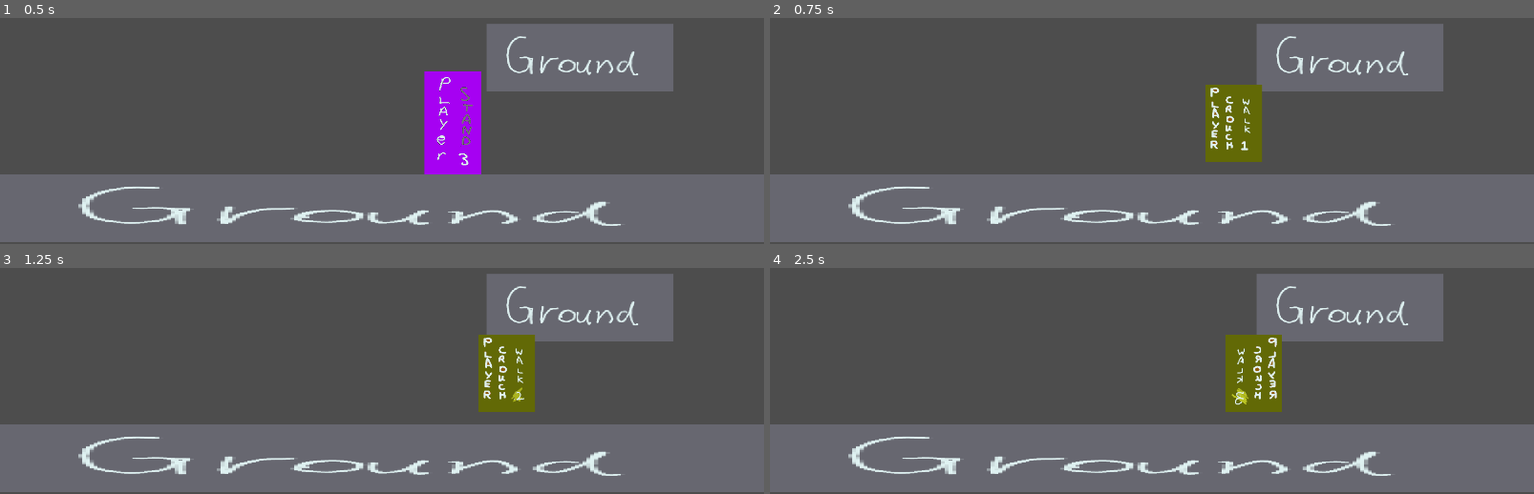
Above: before the commit, frames 1-4 (two rows, left to right).
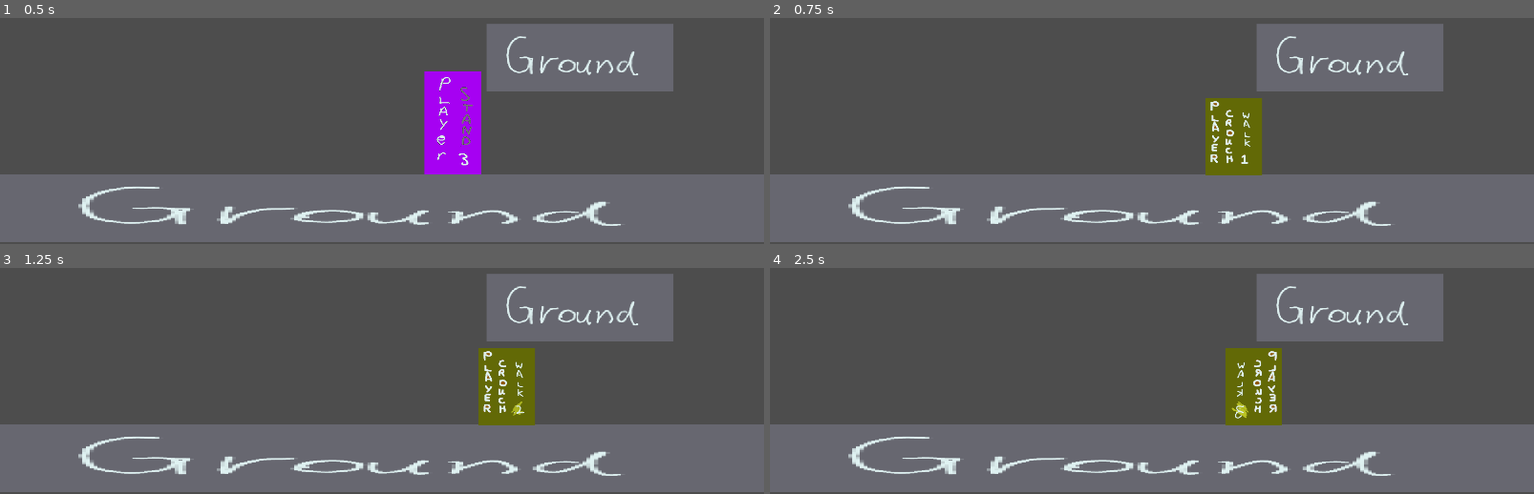
Above: after the commit, the same moments.

Repository: haruo-gabriel/portal2d
Game: Godot game, scene res://Scenes/Main/main.tscn
Same seed, same stepped clock (60 frames per second), same inputs: the game is played once before the commit and once after it.
Inputs:
- Up to frame 1 (0.5 s): no input
- Up to frame 2 (0.75 s): hold D (move_right) from 0.53 s (still down); hold Shift (crouch) from 0.53 s (still down)
- Up to frame 3 (1.25 s): keep holding D (move_right); keep holding Shift (crouch); tap Space (jump) at 0.77 s
- Up to frame 4 (2.5 s): release Shift (crouch) at 1.28 s; tap Shift (crouch) at 1.35 s; tap Space (jump) at 1.52 s; tap Enter at 2 s; release D (move_right) at 2.03 s; hold A (move_left) from 2.03 s (still down); hold Shift (crouch) from 2.03 s (still down)

Frame 1 is identical in both runs. In frame 2, 1.4% of the frame differs, in the area x 57-65%, y 29-70%; in frame 3, 1.4%; in frame 4, 1.5%, in the area x 59-67%, y 29-70%.

Commit message:
Fixing sprite offset when crouching
There's probably a better way to do this, but it works for now.

It just makes it so the sprite for the crouching position is touching the ground.

Diff:
--- a/godot project/Scripts/Player/Player.gd
+++ b/godot project/Scripts/Player/Player.gd
@@ -39,6 +39,8 @@
 var direction: float
 var last_jumped: int # Frames since last jump input
 var is_crouching: bool
+
+var sprite_crouching_offset: Vector2 # Is constant and set at start
 
 func set_animation() -> void:
 	"""
@@ -95,12 +97,16 @@
 
 	is_crouching = true
 
+	sprite.offset = sprite_crouching_offset
+
 func uncrouch() -> void:
 
 	main_hitbox.disabled = false
 	crouched_hitbox.disabled = true
 
 	is_crouching = false
+
+	sprite.offset = Vector2.ZERO
 
 func jump() -> void:
 
@@ -170,6 +176,8 @@
 	main_hitbox.disabled = false
 	crouched_hitbox.disabled = true
 
+	sprite_crouching_offset = main_hitbox.shape.get_rect().size - crouched_hitbox.shape.get_rect().size
+
 func _physics_process(delta: float) -> void:
 
 	direction = Input.get_axis("move_left", "move_right")
